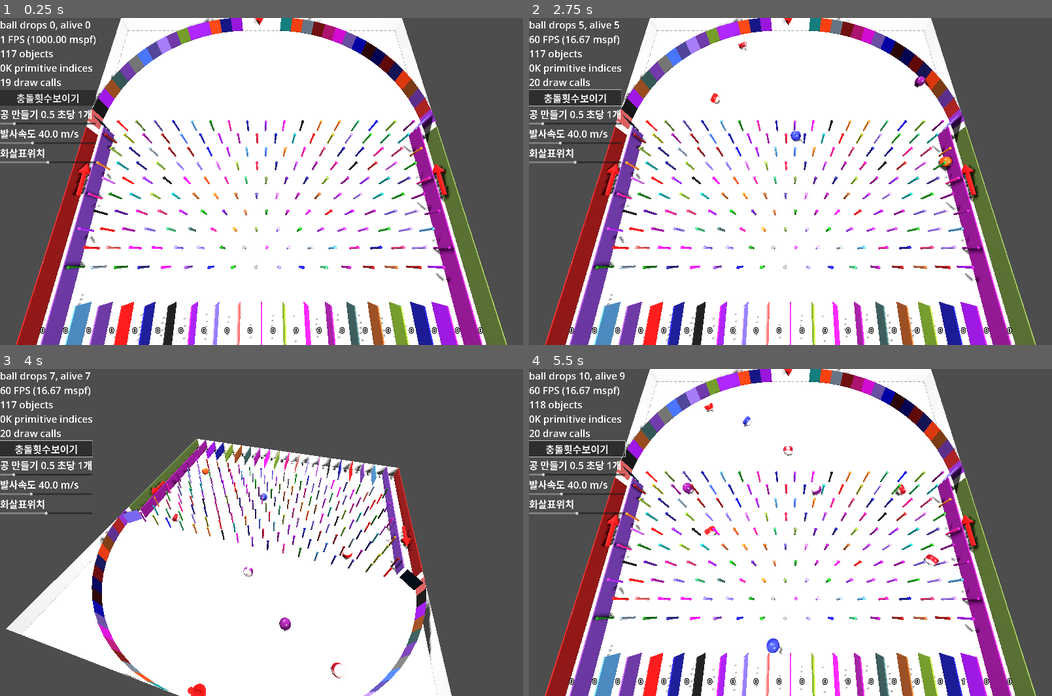
Above: before the commit, frames 1-4 (two rows, left to right).
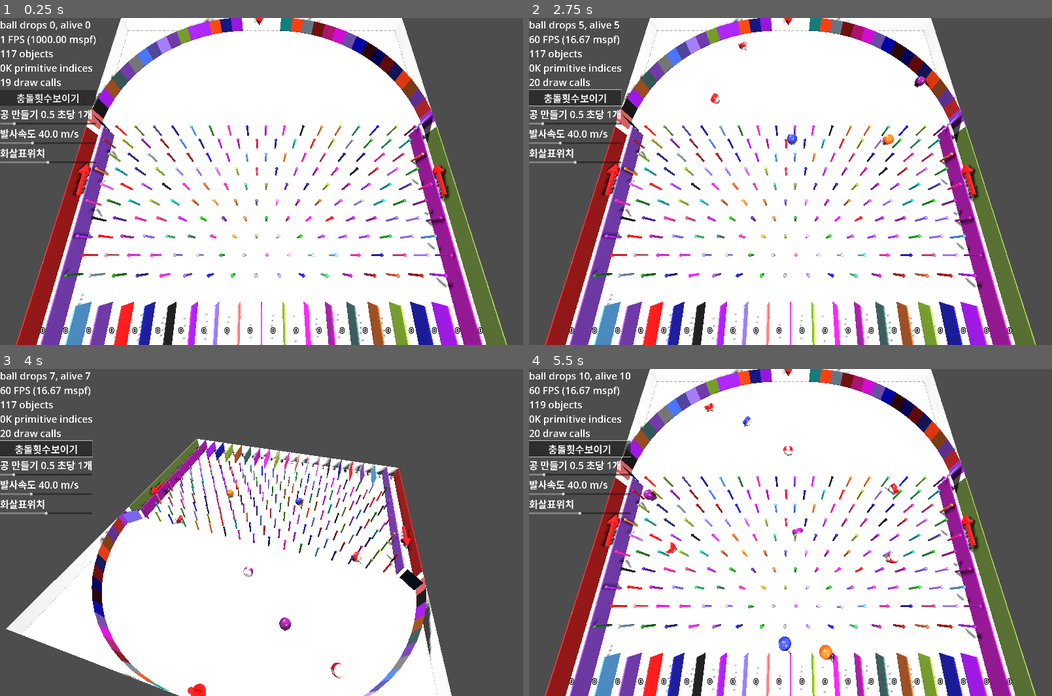
Above: after the commit, the same moments.

Repository: kasworld/gd4pinball
Game: Godot game, scene res://main.tscn
Two runs of this game, one before a commit and one after it. Both use one fixed random seed, a clock stepped at 60 frames per second and the inputs below.
Inputs (mouse positions are in pixels of both pictures, inside the frame that each line leads up to):
- Up to frame 1 (0.25 s): no input
- Up to frame 2 (2.75 s): click "충돌횟수보이기" at 0.5 s; click "충돌횟수숨기기" at 1.25 s; tap Enter at 2, 2.1 s; move the mouse to (905, 165) at 2.02 s; hold Right from 2.03 s (still down); click (905, 165) at 2.17 s
- Up to frame 3 (4 s): move the mouse to (156, 548) at 2.77 s; release Right at 2.78 s; hold Left 2.78-3.53 s; tap 1 at 2.85 s; move the mouse to (313, 460) at 3.52 s; hold Right from 3.53 s (still down); tap Enter at 3.6 s
- Up to frame 4 (5.5 s): move the mouse to (764, 597) at 4.27 s; tap 1 at 4.35 s; click (764, 597) at 4.42 s; move the mouse to (947, 581) at 5.02 s; release Right at 5.03 s; hold Left from 5.03 s (still down); tap Enter at 5.1 s

The runs differ from the first frame. In frame 1, 5.0% of the frame differs, in the area x 12-88%, y 31-83%; in frame 2, 5.2%; in frame 3, 2.8%; in frame 4, 6.0%, in the area x 2-88%, y 1-97%.

Commit message:
핀 위치 수정

Diff:
--- a/main.gd
+++ b/main.gd
@@ -19,15 +19,18 @@
 	add_pins_bintree_narrow()
 
 func add_pins_bintree_narrow() -> void:
-	for z in range(Config.BounceArchRadius+1 ,Config.WorldSize.z*2):
+	var start_pos := Vector3(0,Config.WorldSize.y/2,Config.BounceArchRadius)
+	for z in range(0,Config.WorldSize.z*2):
 		var p1 :Vector3
 		var p2 :Vector3
 		if z % 2 == 0:
-			p1 = Vector3(1.75, Config.WorldSize.y/2, z*sin(PI/3))
-			p2 = Vector3(Config.WorldSize.x - 1.25, Config.WorldSize.y/2, z*sin(PI/3))
+			p1 = Vector3(1.75, 0, z*sin(PI/3))
+			p2 = Vector3(Config.WorldSize.x - 1.25, 0, z*sin(PI/3))
 		else :
-			p1 = Vector3(1.25, Config.WorldSize.y/2, z*sin(PI/3))
-			p2 = Vector3(Config.WorldSize.x - 1.75, Config.WorldSize.y/2, z*sin(PI/3))
+			p1 = Vector3(1.25, 0, z*sin(PI/3))
+			p2 = Vector3(Config.WorldSize.x - 1.75, 0, z*sin(PI/3))
+		p1 = p1 + start_pos
+		p2 = p2 + start_pos
 		if p1.z >= Config.WorldSize.z -3:
 			break
 		draw_pin_line(p1,p2,Config.WorldSize.x-3)
